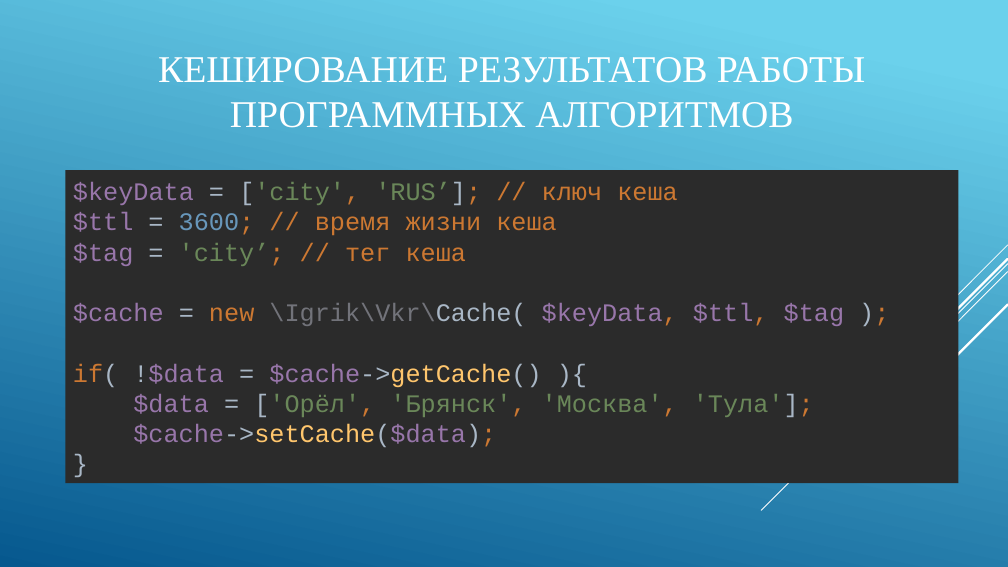
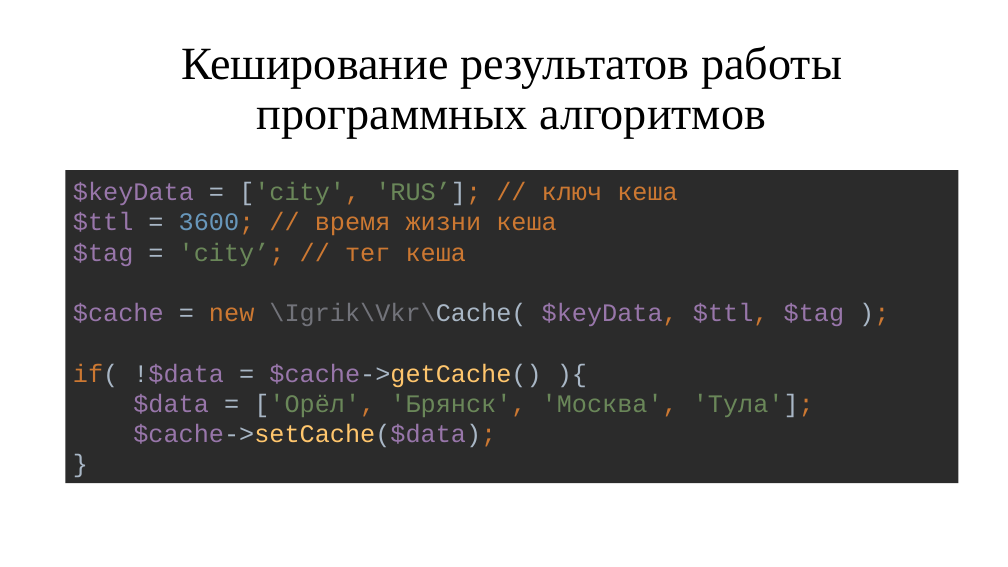
Before and after one commit to IgorTyutyunov/-, a slide deck: slide 7 of ВКР_5.pptx. Drawn at 1008x567 pixels with LibreOffice and Linux fonts; fonts in the diff are those of the drawing. Boxes give left, top, right and bottom in pixels: in the first picture for what was removed or moved away, otherwise in the second. Text is boxed around its words. In the diff, an @@ line names an element or a change of style, - is before the commit and + after.

```diff
--- a/ВКР_5.pptx
+++ b/ВКР_5.pptx
@@ background gradient #6ED2EB to #06588E to #FFFFFF @@
@@ title at [181, 46, 842, 139]: text changed; size 36 to 44 pt; text colour #FFFFFF to #000000 @@
-КЕШИРОВАНИЕ РЕЗУЛЬТАТОВ РАБОТЫ ПРОГРАММНЫХ АЛГОРИТМОВ
+Кеширование результатов работы программных алгоритмов
@@ group removed at [761, 245, 1008, 510]: 5 lines @@
```
Also in this commit, not shown: 11 other slides changed.
